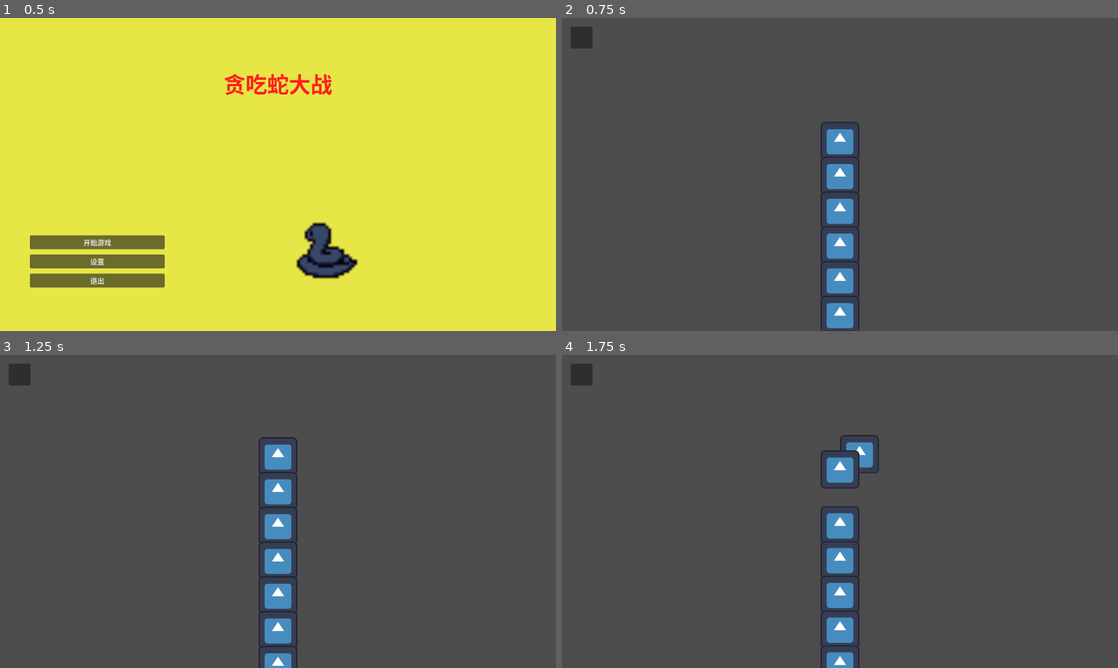
Above: before the commit, frames 1-4 (two rows, left to right).
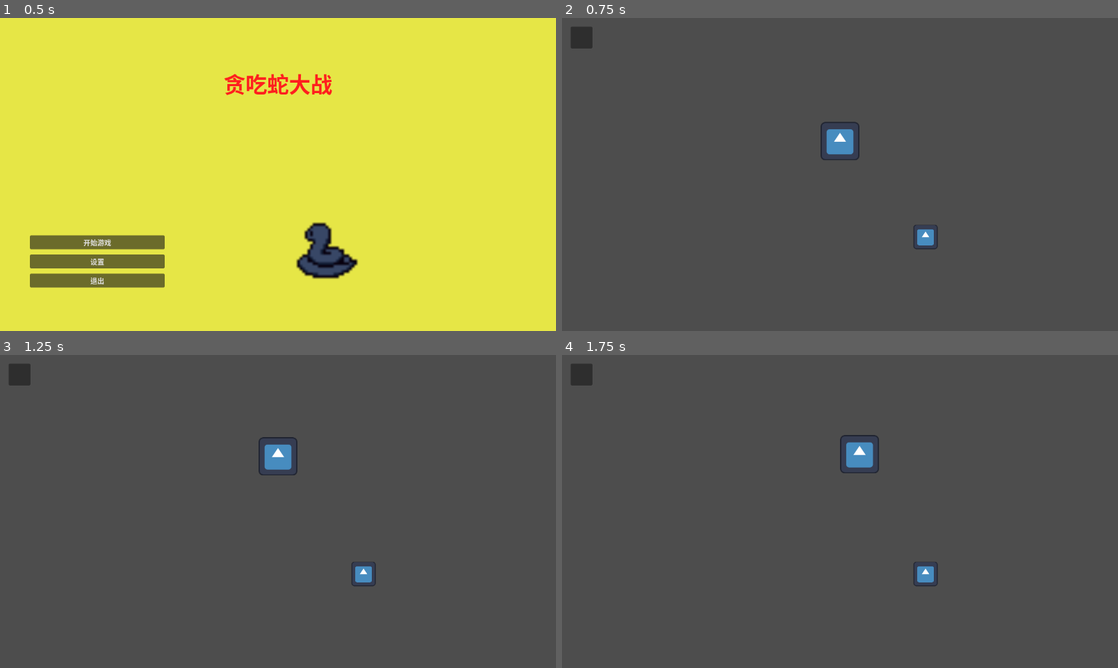
Above: after the commit, the same moments.

Repository: ShenYh98/greedy-snake
Game: Godot game, scene res://StartScreen/StartScreen.tscn
The game is run twice, just before and just after one commit, with the same random seed, the same clock (stepped at 60 frames per second) and the same inputs. The engine's default icon, where the game draws it, is replaced by a stand-in: a white triangle on a blue panel in a dark square.
Inputs:
- Up to frame 1 (0.5 s): no input
- Up to frame 2 (0.75 s): click "开始游戏" at 0.5 s
- Up to frame 3 (1.25 s): no input
- Up to frame 4 (1.75 s): tap Enter at 1.25 s; hold Right (right) from 1.28 s (still down)

Frame 1 is identical in both runs. In frame 2, 2.7% of the frame differs, in the area x 46-68%, y 44-100%; in frame 3, 3.0%; in frame 4, 3.1%, in the area x 46-68%, y 30-100%.
Error before the commit: Invalid access to property or key 'position' on a base object of type 'Nil'. (res://MainGame/snake/snake.gd:118)

Commit message:
新增 修改 1. 完成蛇身碰撞结束逻辑 2. 创建food，完成蛇吃food反馈逻辑 3. 完成蛇吃food，身体扩容逻辑

Diff:
--- a/MainGame/MainGame.tscn
+++ b/MainGame/MainGame.tscn
@@ -1,7 +1,8 @@
-[gd_scene load_steps=3 format=3 uid="uid://dk3hrtrk1rbdl"]
+[gd_scene load_steps=4 format=3 uid="uid://dk3hrtrk1rbdl"]
 
 [ext_resource type="PackedScene" uid="uid://cqt4y8o4nvv83" path="res://MainGame/SnakeCtrl.tscn" id="1_6bbl1"]
 [ext_resource type="Script" uid="uid://cow0144yi34g0" path="res://MainGame/main_game.gd" id="1_ry3at"]
+[ext_resource type="PackedScene" uid="uid://desn2pvr4mpxn" path="res://MainGame/food/food.tscn" id="3_vj0bg"]
 
 [node name="MainGame" type="Node2D" node_paths=PackedStringArray("quitButton", "restartButton", "pauseButton", "pauseQuitButton", "pauseRestartButton", "returnButton")]
 script = ExtResource("1_ry3at")
@@ -109,3 +110,6 @@
 theme_override_colors/font_color = Color(0.8745098, 0, 0, 1)
 theme_override_font_sizes/font_size = 40
 text = "重新开始"
+
+[node name="Food" parent="." instance=ExtResource("3_vj0bg")]
+position = Vector2(247, 298)
--- /dev/null
+++ b/MainGame/food/food.tscn
@@ -0,0 +1,15 @@
+[gd_scene load_steps=3 format=3 uid="uid://desn2pvr4mpxn"]
+
+[ext_resource type="Texture2D" uid="uid://d2mktk3b3jeg8" path="res://MainGame/icon.svg" id="1_1rdph"]
+
+[sub_resource type="CircleShape2D" id="CircleShape2D_1rdph"]
+radius = 28.635643
+
+[node name="Food" type="StaticBody2D"]
+
+[node name="Icon" type="Sprite2D" parent="."]
+scale = Vector2(0.4375, 0.43749997)
+texture = ExtResource("1_1rdph")
+
+[node name="CollisionShape2D" type="CollisionShape2D" parent="."]
+shape = SubResource("CircleShape2D_1rdph")
--- a/MainGame/main_game.gd
+++ b/MainGame/main_game.gd
@@ -3,6 +3,7 @@
 @onready var snakeCtrl = $SnakeCtrl
 @onready var gameOverPanel = $GameOverPanel
 @onready var gamePausePanel = $GamePausePanel
+@onready var snakeFood = $Food
 
 @export var quitButton = Button
 @export var restartButton = Button
@@ -12,7 +13,8 @@
 @export var returnButton = Button
 enum STATE {RUN, OVER}
 @export var gameState : STATE
-
+@export var foodRadomX : float
+@export var foodRadomY : float
 
 func _on_return_button_pressed() -> void:
 	print("返回游戏")
@@ -36,9 +38,31 @@
 	gameOverPanel.visible = false
 	gamePausePanel.visible = false
 	snakeCtrl.snake.snakeBody.position = Vector2.ZERO
+	snakeCtrl.signal_clear_body.emit()
+	snakeCtrl.signal_add_body.emit()
 	snakeCtrl.signal_move.emit(true)
-	snakeCtrl.signal_clear_body.emit()
 	gameState = STATE.RUN
+
+	var rng = RandomNumberGenerator.new()
+	var random_x = rng.randf_range(10, foodRadomX)
+	var random_y = rng.randf_range(10, foodRadomY)
+	snakeFood.position = Vector2(random_x, random_y)
+
+
+func _on_collision_occurred(body: Node2D) -> void:
+	print("蛇身发生碰撞，对象: ", body.name)
+	if body.name == "Food":
+		var rng = RandomNumberGenerator.new()
+		var random_x = rng.randf_range(10, foodRadomX)
+		var random_y = rng.randf_range(10, foodRadomY)
+		snakeFood.position = Vector2(random_x, random_y)
+
+		snakeCtrl.signal_add_body.emit() # 创建一个蛇身
+	else:
+		snakeCtrl.signal_move.emit(false)
+		gameOverPanel.visible = true
+		gameState = STATE.OVER
+		print("Game Over!!!")
 
 
 func _ready() -> void:
@@ -52,8 +76,20 @@
 
 	gameState = STATE.RUN
 
-	for i in range(10):
-		snakeCtrl.signal_add_body.emit()
+	foodRadomX = 1240.0
+	foodRadomY = 700.0
+
+	# 食物位置随机生成
+	var rng = RandomNumberGenerator.new()
+	var random_x = rng.randf_range(10, foodRadomX)
+	var random_y = rng.randf_range(10, foodRadomY)
+	snakeFood.position = Vector2(random_x, random_y)
+
+	# 默认要有一个蛇头
+	snakeCtrl.signal_add_body.emit()
+
+	# 蛇头蛇身碰撞信号
+	snakeCtrl.snake.snakeBody.collision_occurred.connect(_on_collision_occurred)
 
 	if quitButton:
 		# 先断开可能存在的旧连接，避免重复
--- a/MainGame/snake/SnakeBody.tscn
+++ b/MainGame/snake/SnakeBody.tscn
@@ -1,11 +1,13 @@
-[gd_scene load_steps=3 format=3 uid="uid://b8lsj2wmevxbh"]
+[gd_scene load_steps=4 format=3 uid="uid://b8lsj2wmevxbh"]
 
 [ext_resource type="Texture2D" uid="uid://d2mktk3b3jeg8" path="res://MainGame/icon.svg" id="1_on0l8"]
+[ext_resource type="Script" uid="uid://bdv64so7xptmd" path="res://MainGame/snake/snake_body.gd" id="1_t8rck"]
 
 [sub_resource type="CircleShape2D" id="CircleShape2D_t8rck"]
-radius = 44.922153
+radius = 16.03122
 
-[node name="SnakeBody" type="CharacterBody2D"]
+[node name="SnakeBody" type="Area2D"]
+script = ExtResource("1_t8rck")
 
 [node name="Body" type="Sprite2D" parent="."]
 scale = Vector2(0.7, 0.689)
--- a/MainGame/snake/snake.gd
+++ b/MainGame/snake/snake.gd
@@ -3,12 +3,11 @@
 @onready var snakeBody = $SnakeBody
 
 var direction_in = Vector2.ZERO						# 控制器下发移动方向
-var direction_cur = Vector2.ZERO						# 当前移动方向
 @export var is_move : bool							# 是否移动标志位
 @export var speed : float = 100.0					# 移动速度
 var body_parts: Array								# 蛇身队列
 var body_direction: Array							# 每个蛇身节点移动方向
-var body_direction_point: Dictionary[int, Array]		# 将蛇头位置变化记录到这个字典中
+var body_direction_point: Dictionary[int, Array]		# 将拐点变化记录到这个字典中
 
 # 蛇前后左右移动
 func body_orientation(event: InputEvent) -> void:
@@ -43,9 +42,10 @@
 					body_direction_point[i].push_back(pos)
 
 
-func turn_direction(curPos, pos, direction) -> bool:
+func turn_direction(num, size, curPos, pos, direction) -> bool:
 	if curPos.distance_to(pos) < 1:
-		#print("到达： ", pos, " 方向： ", direction)
+		print("蛇身第", num, "段", " 拐点队列大小：", size, " 当前坐标:", curPos, " 到达坐标：", pos, " 方向：", direction)
+		print("误差：", curPos - pos)
 		if direction == Vector2.RIGHT:
 			return true
 		elif direction == Vector2.LEFT:
@@ -67,12 +67,24 @@
 		var NewBody = preload("res://MainGame/snake/SnakeBody.tscn")
 		var newBody = NewBody.instantiate()
 
-		var last_part_pos = body_parts[-1].position
-		newBody.position = last_part_pos + Vector2(0, 80)
+		if body_direction[-1] == Vector2.UP:
+			newBody.position = body_parts[-1].position + Vector2(0, 80)
+		if body_direction[-1] == Vector2.DOWN:
+			newBody.position = body_parts[-1].position + Vector2(0, -80)
+		if body_direction[-1] == Vector2.LEFT:
+			newBody.position = body_parts[-1].position + Vector2(80, 0)
+		if body_direction[-1] == Vector2.RIGHT:
+			newBody.position = body_parts[-1].position + Vector2(-80, 0)
 
 		add_child(newBody)
 		body_parts.push_back(newBody)
-		body_direction.push_back(Vector2.UP);
+		body_direction.push_back(body_direction[-1]);
+
+		# 复制上一个蛇身拐点数据到现在蛇身
+		if body_parts.size() > 2:
+			if body_direction_point.has(body_parts.size()-2):
+				body_direction_point[body_parts.size()-1] = []
+				body_direction_point[body_parts.size()-1] = body_direction_point[body_parts.size()-2]
 
 
 # 清空蛇身
@@ -84,7 +96,6 @@
 	body_parts.clear()
 	body_direction.clear()
 	body_direction_point.clear()
-	body_parts.push_back(snakeBody) # 重新添加蛇头
 
 
 func _move(value) -> void:
@@ -100,24 +111,21 @@
 func _ready() -> void:
 	print("snake sprite is ready")
 	is_move = true
-	direction_cur = Vector2.UP
 
 
 func _process(delta: float) -> void:
 	if is_move:
 		if direction_in != Vector2.ZERO:
-			direction_cur = direction_in
+			body_direction[0] = direction_in
 
-		body_parts[0].position += direction_cur * speed * delta
+		if !body_parts.is_empty():
+			body_parts[0].position += body_direction[0] * speed * delta
 
 		for i in range(1, body_parts.size()):
 			body_parts[i].position += body_direction[i] * speed * delta
-
 			if !body_direction_point.is_empty():
-				if !body_direction_point[i].is_empty():
-					if turn_direction(body_parts[i].position, body_direction_point[i][0].position, body_direction_point[i][0].directionFlag):
-						body_direction[i] = body_direction_point[i][0].directionFlag
-						body_direction_point[i].pop_front()
-
-		#velocity = direction_cur * 100 * delta # 碰撞体参数
-		#move_and_slide()
+				if body_direction_point.has(i):
+					if !body_direction_point[i].is_empty():
+						if turn_direction(i, body_direction_point[i].size(), body_parts[i].position, body_direction_point[i][0].position, body_direction_point[i][0].directionFlag):
+							body_direction[i] = body_direction_point[i][0].directionFlag
+							body_direction_point[i].pop_front()
--- /dev/null
+++ b/MainGame/snake/snake_body.gd
@@ -0,0 +1,31 @@
+extends Area2D
+
+# 自定义信号
+signal collision_occurred(body: Node2D)
+signal collision_started(body: Node2D)
+signal collision_ended(body: Node2D)
+
+func _ready() -> void:
+	# 连接内置信号
+	body_entered.connect(_on_body_entered)
+	body_exited.connect(_on_body_exited)
+	area_entered.connect(_on_area_entered)
+	area_exited.connect(_on_area_exited)
+
+func _on_body_entered(body: Node2D) -> void:
+	print("物理进入: ", body.name)
+	collision_occurred.emit(body)
+	collision_started.emit(body)
+
+func _on_body_exited(body: Node2D) -> void:
+	print("物理离开: ", body.name)
+	collision_ended.emit(body)
+
+func _on_area_entered(area: Area2D) -> void:
+	print("区域进入: ", area.name)
+	collision_occurred.emit(area)
+	collision_started.emit(area)
+
+func _on_area_exited(area: Area2D) -> void:
+	print("区域离开: ", area.name)
+	collision_ended.emit(area)
Not shown, added: MainGame/snake/snake_body.gd.uid
